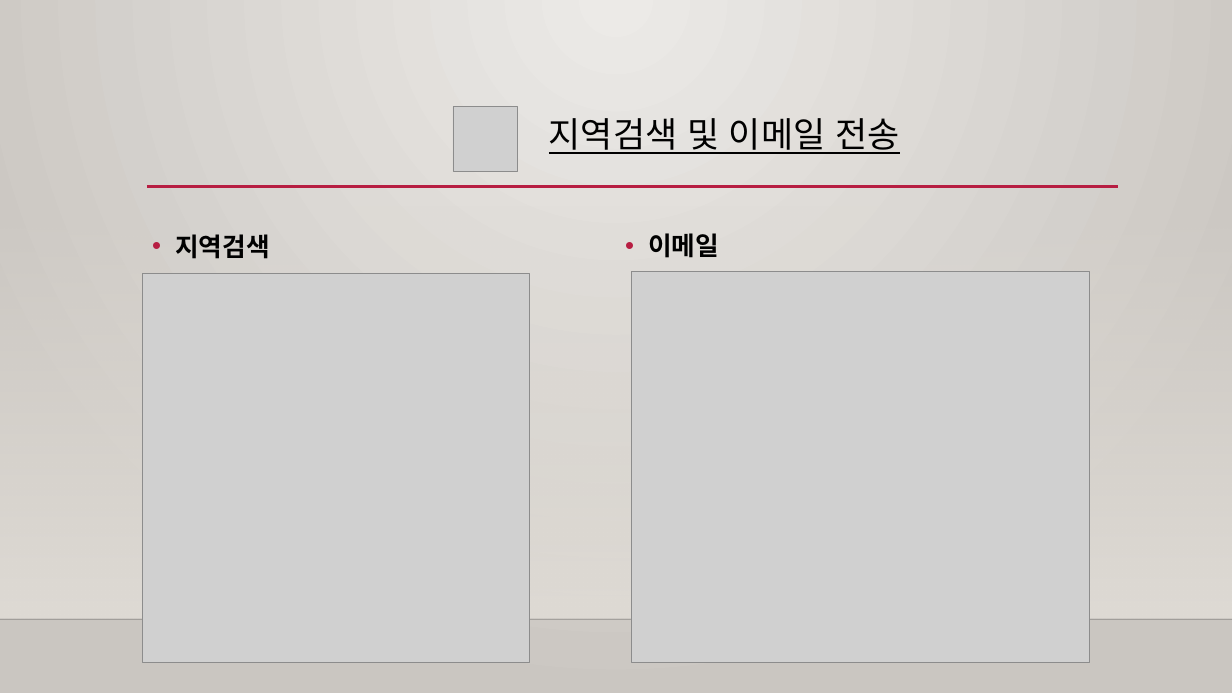
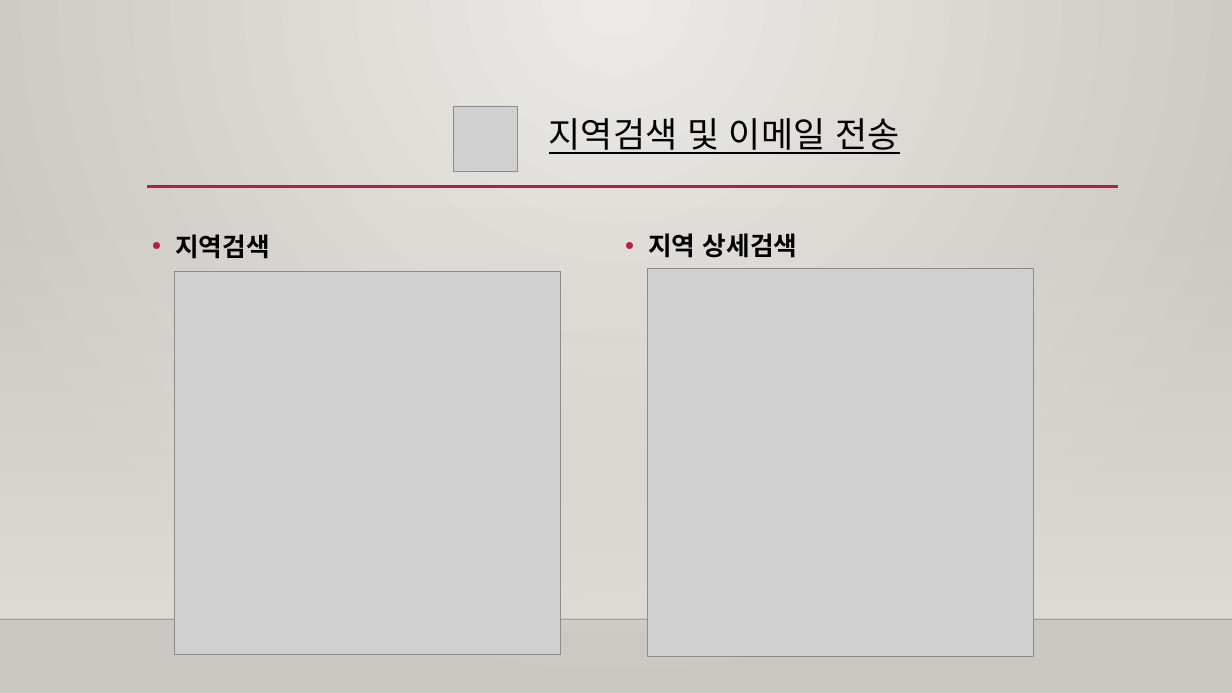
Before and after one commit to changgeunjoe/scriptLang, a slide deck: slide 3 of 프로젝트 발표자료/스크립트 언어 기말 발표.pptx. Drawn at 1232x693 pixels with LibreOffice and Linux fonts; fonts in the diff are those of the drawing; grey boxes stand for pictures; background and template pictures are left out. Boxes give left, top, right and bottom in pixels: in the first picture for what was removed or moved away, otherwise in the second. Text is boxed around its words. In the diff, an @@ line names an element or a change of style, - is before the commit and + after.

```diff
--- a/프로젝트 발표자료/스크립트 언어 기말 발표.pptx
+++ b/프로젝트 발표자료/스크립트 언어 기말 발표.pptx
@@ text at <box>648,233,798,258</box>: text changed @@
-• 이메일
+• 지역 상세검색
@@ picture: place and size @@
-picture at <box>631,272,1090,664</box>
+picture at <box>647,269,1034,657</box>
@@ picture: place and size @@
-picture at <box>143,274,531,664</box>
+picture at <box>174,272,561,655</box>
```
Also in this commit, not shown: 3 other slides changed, 1 slide added, 14 other files.
